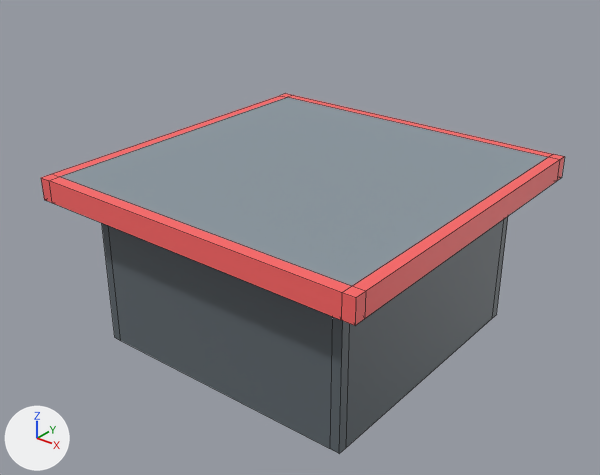
One commit to the Blender file Assets/LD42/Models/Table2.blend: the scene before it, then after it.
One viewpoint serves both versions: a 50 mm lens placed at (2.57, -3.31, 2.61), pointed at (0.0, -0.09, 0.61). The lights are fixed; the arrows at lower left show +X, +Y and +Z. Mesh edges are drawn as thin lines.
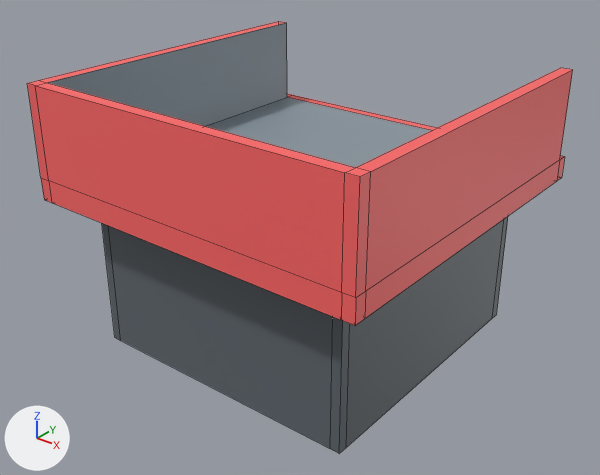
What differs and where, as boxes [x1, y1, x2, y2] in the pictures (600 x 475 px):
'Cube', reshaped (20% taller)
    before: [41, 93, 565, 454]
    after: [27, 21, 573, 454]
part 1 of me_cube, built on
    before: [41, 96, 559, 298]
    after: [27, 21, 573, 298]

The edits, one by one:
me_cube is used by ob_cube; location (0.0, 0.0, 0.0).
me_cube had 52 vertices, 45 faces and spanned x -1.0..1.0, y -1.0..1.0, z 0.0..1.0.
me_cube now has 64 vertices, 57 faces and spans x -1.0..1.0, y -1.0..1.0, z 0.0..1.5.
Part 1, on me_cube:
5 faces are deleted.
12 new vertices lie (0.0, 0.0, 0.5) away from vertices in x -1.0..1.0, y -1.0..0.93, z 1.0.
17 new faces join them.
